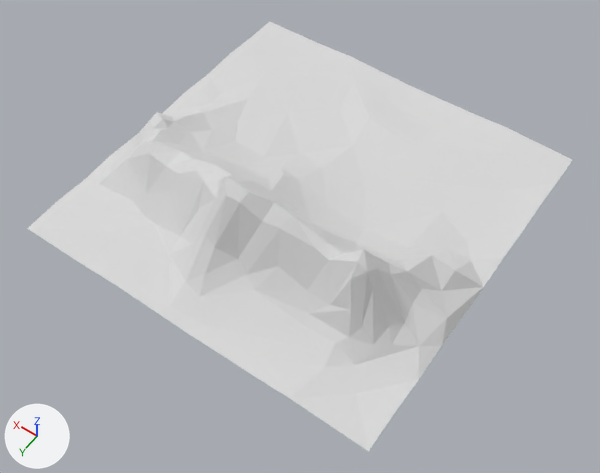
Before and after pictures for a commit that changed the glTF model public/models/terrain-mountain-range.glb.
Both versions are drawn from a camera (50 mm lens) standing at (-47.7, 69.1, 96.6) and looking at (-4.0, 8.1, 0.6). The axes (+X, +Y, +Z) are drawn at lower left. The lights are the same throughout. Where no turn or scale is listed for an object, it has been applied to the vertices.

Objects in the first picture: 'terrain-mountain-range'.
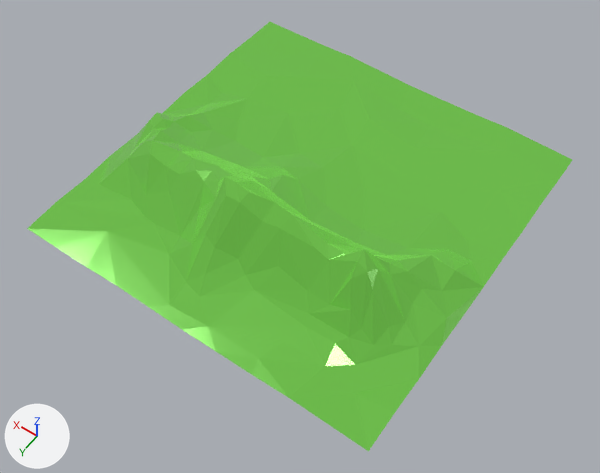
Patch to the scene script:
```diff
--- a/public/models/terrain-mountain-range.glb.py
+++ b/public/models/terrain-mountain-range.glb.py
@@ img_base @@
+img_base = load_image('base', '_unpacked/base', 1024, 1024, 'sRGB')
@@ mat_lowpoly_colors_001 @@
+mat_lowpoly_colors_001 = bpy.data.materials.new('LOWPOLY-COLORS.001')
+# uses the picture img_base
@@ me_terrain_mountain_range @@
 me_terrain_mountain_range.from_pydata(...)  # 197 vertices, 352 faces; spans x -30.0..30.0, y -30.0..30.0, z -0.2..15.3
-me_terrain_mountain_range.materials.append(mat_lowpoly_colors)  # white #e7e7e7
+me_terrain_mountain_range.materials.append(mat_lowpoly_colors_001)
```

Pixel boxes [x1, y1, x2, y2] of what changed, in the pictures (600 x 473 px):
'terrain-mountain-range', recoloured (white to green): [27, 22, 572, 451] in both
